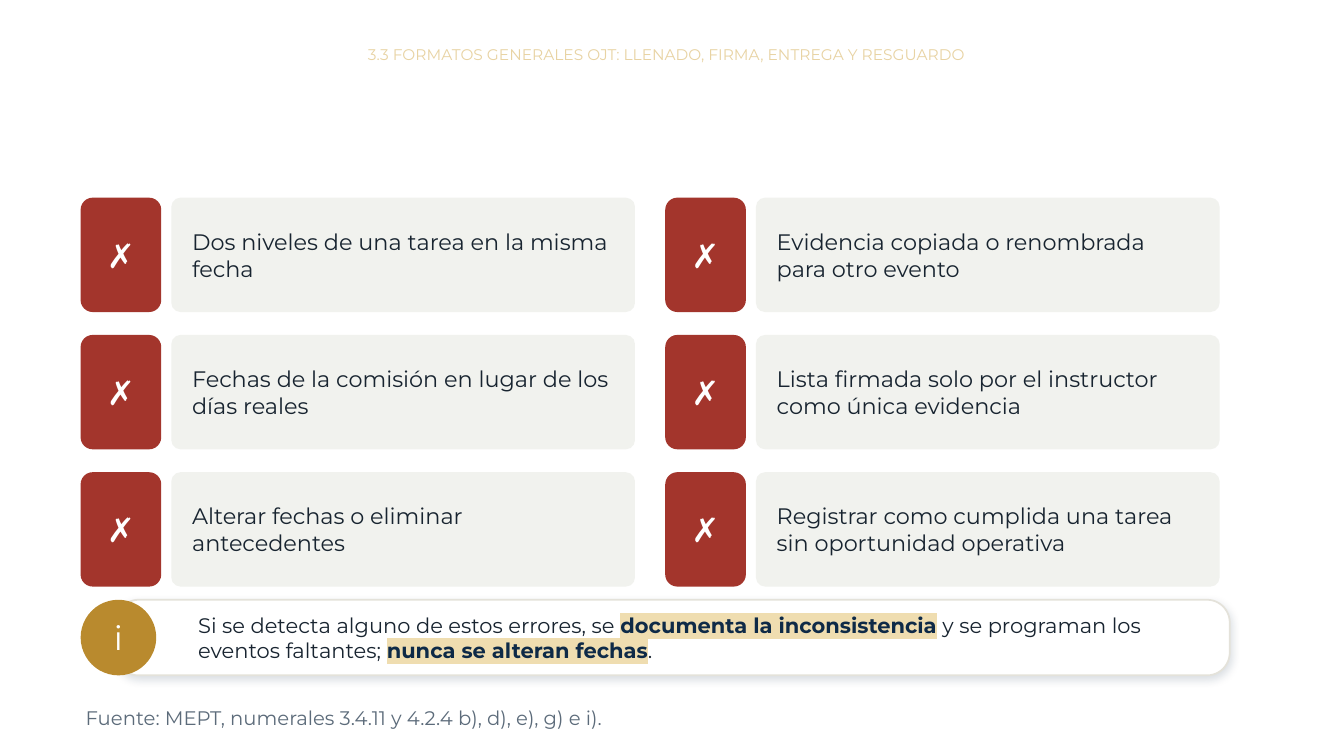
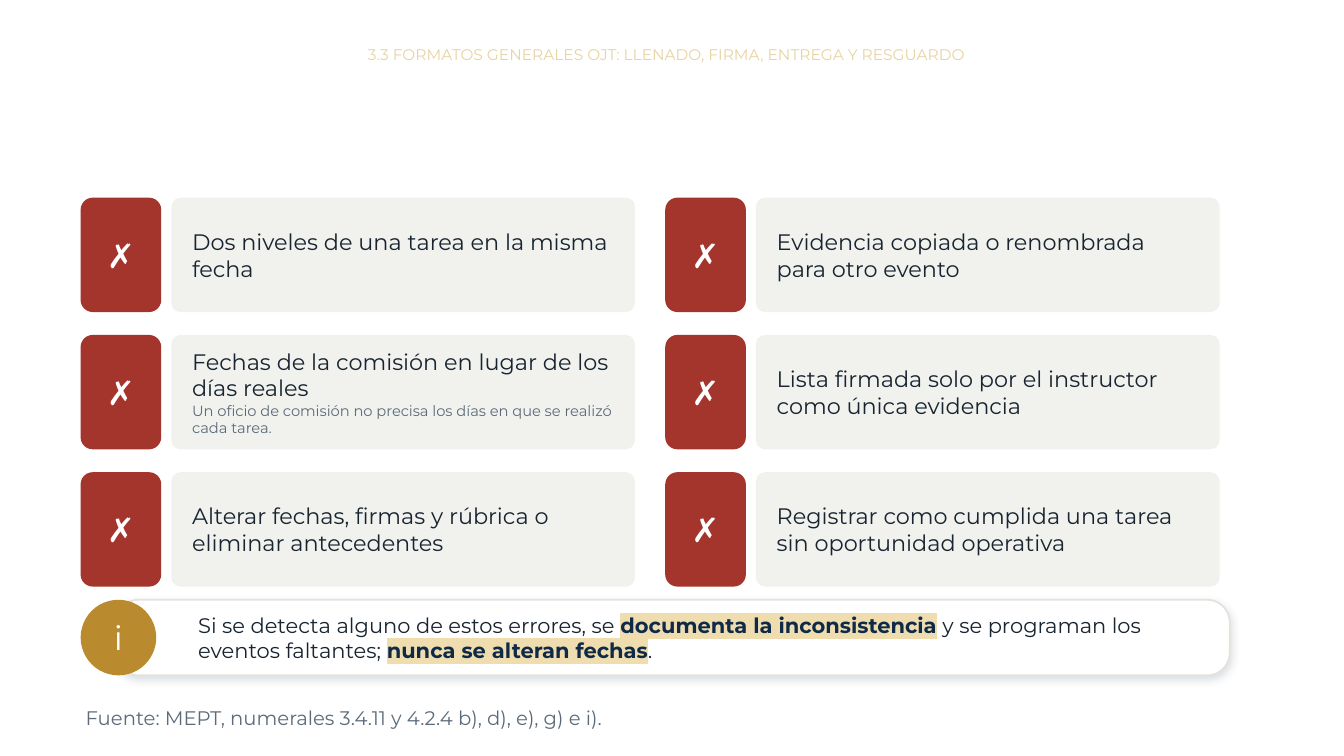
Before and after one commit to CIAAC-Capacitacion/Curso_MEPT_OJT, a slide deck: slide 16 of modulo3.pptx (slide 13 before the commit). Drawn at 1344x756 pixels with LibreOffice and Linux fonts; fonts in the diff are those of the drawing; background and template pictures are left out. Boxes give left, top, right and bottom in pixels: in the first picture for what was removed or moved away, otherwise in the second. Text is boxed around its words. In the diff, an @@ line names an element or a change of style, - is before the commit and + after.

```diff
--- a/modulo3.pptx
+++ b/modulo3.pptx
@@ text in rounded rectangle at (x1=192, y1=405, x2=612, y2=433): paragraph added @@
+Un oficio de comisión no precisa los días en que se realizó cada tarea.
@@ text in rounded rectangle at (x1=192, y1=507, x2=549, y2=551): text changed @@
-Alterar fechas o eliminar antecedentes
+Alterar fechas, firmas y rúbrica o eliminar antecedentes
```
Also in this commit, not shown: 13 other slides changed, 5 slides added, 1 slide removed, 5 other files.
